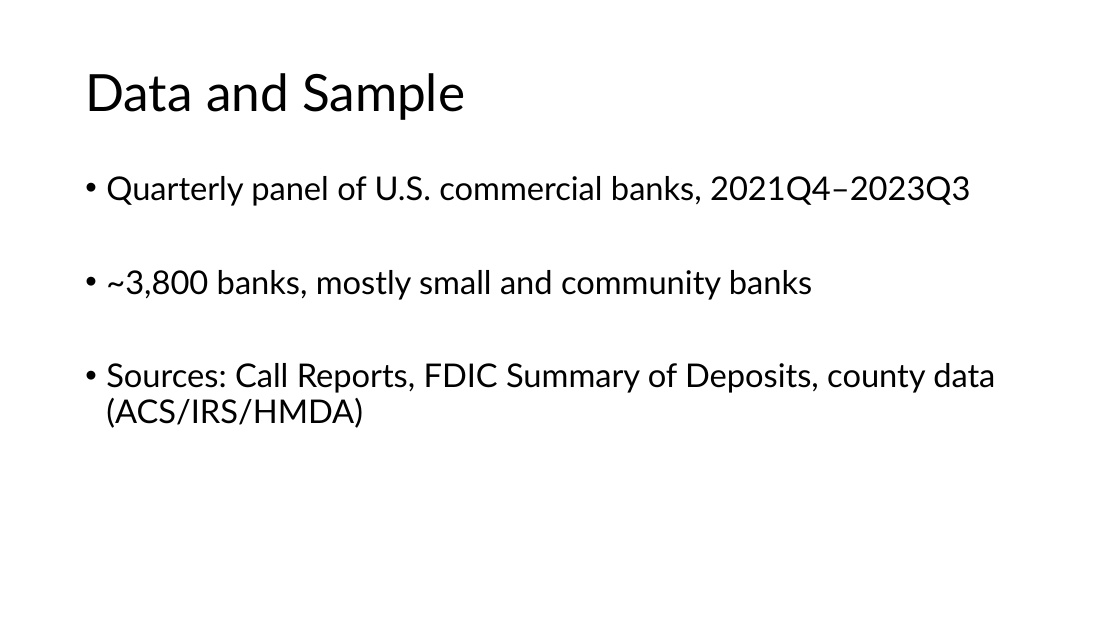
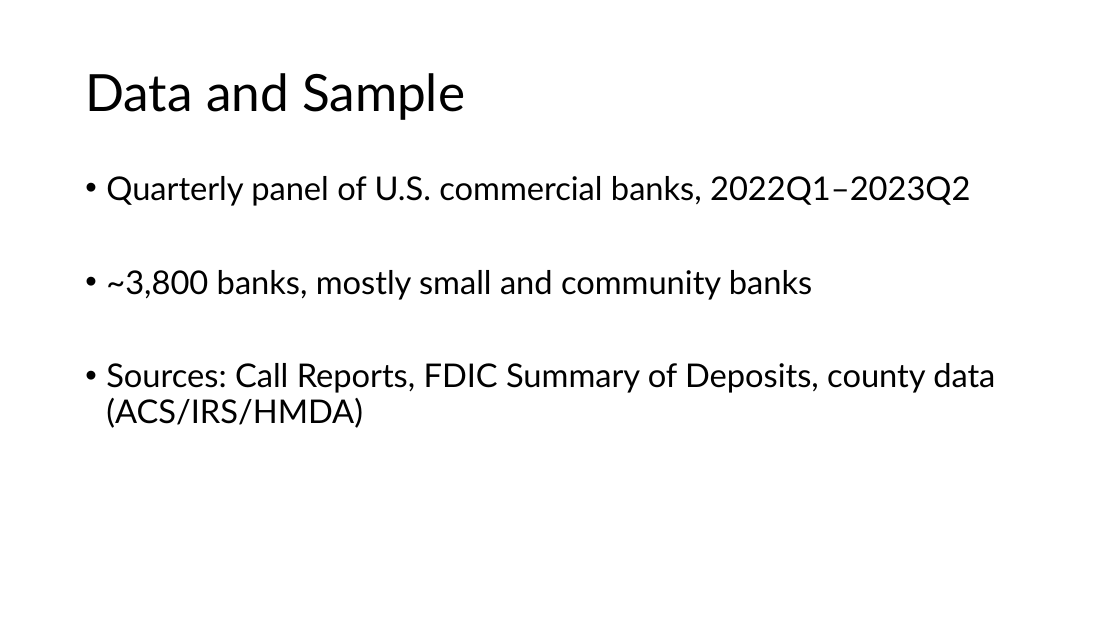
Before and after one commit to xcnecon/master-thesis, a slide deck: slide 10 of presentation/Presentation.pptx. Drawn at 1120x630 pixels with LibreOffice and Linux fonts; fonts in the diff are those of the drawing. Boxes give left, top, right and bottom in pixels: in the first picture for what was removed or moved away, otherwise in the second. Text is boxed around its words. In the diff, an @@ line names an element or a change of style, - is before the commit and + after.

```diff
--- a/presentation/Presentation.pptx
+++ b/presentation/Presentation.pptx
@@ text at [106,176,970,206]: text changed @@
-• Quarterly panel of U.S. commercial banks, 2021Q4–2023Q3
+• Quarterly panel of U.S. commercial banks, 2022Q1–2023Q2
```
Also in this commit, not shown: 2 other slides changed.
